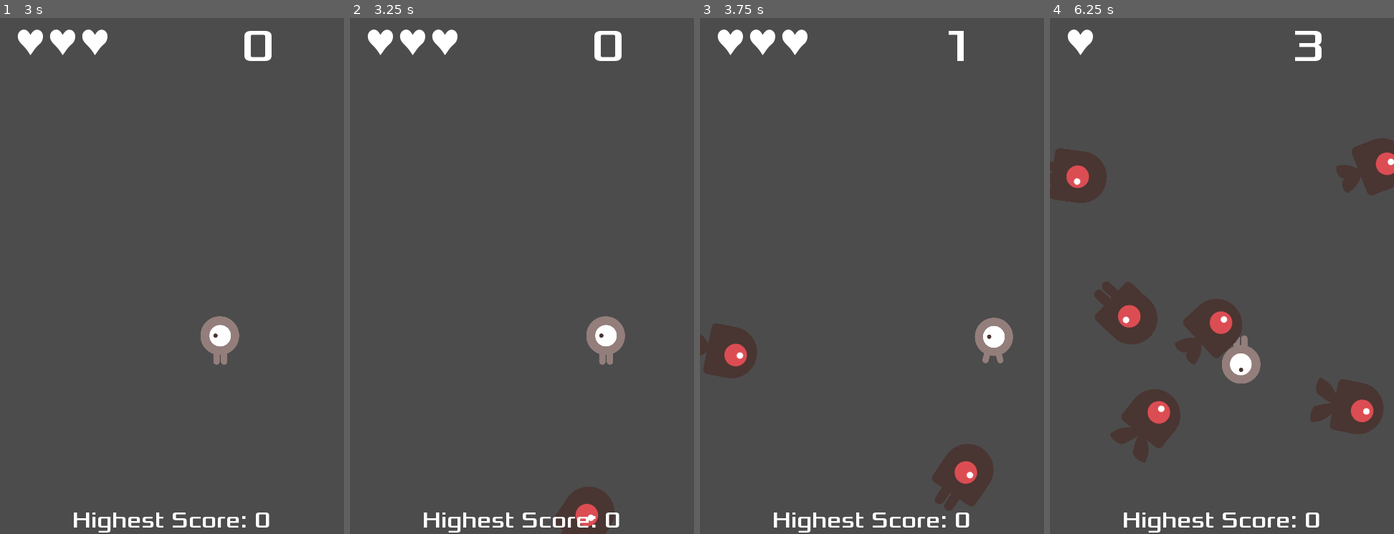
Above: before the commit, frames 1-4 (left to right).
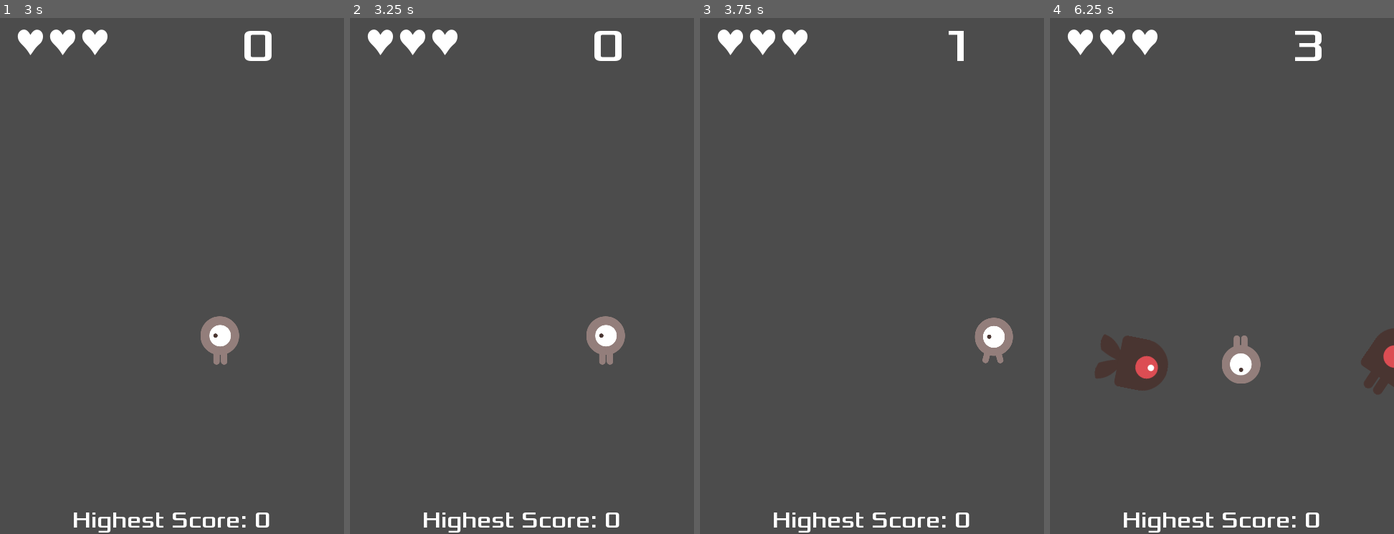
Above: after the commit, the same moments.

Repository: ghosind/Dodge-the-Creeps
Game: Godot game, scene res://screens/Main.tscn
Same seed, same stepped clock (60 frames per second), same inputs: the game is played once before the commit and once after it.
Inputs (mouse positions are in pixels of both pictures, inside the frame that each line leads up to):
- Up to frame 1 (3 s): click "Start" at 0.5 s; tap Enter at 1.25 s; move the mouse to (247, 250) at 1.27 s; hold Right (ui_right) 1.28-2 s; click (247, 250) at 1.42 s; tap Space at 2 s; drag from (103, 301) to (192, 337) at 2.02 s; move the mouse to (206, 162) at 2.77 s; hold Right (ui_right) from 2.78 s (still down)
- Up to frame 2 (3.25 s): keep holding Right (ui_right)
- Up to frame 3 (3.75 s): release Right (ui_right) at 3.5 s; drag from (854, 379) to (768, 198) at 3.52 s
- Up to frame 4 (6.25 s): move the mouse to (1325, 353) at 4.27 s; hold Left (ui_left) 4.28-5 s; drag from (1118, 198) to (1242, 337) at 5.02 s; move the mouse to (1239, 276) at 5.77 s; hold Down (ui_down) from 5.78 s (still down); click (1239, 276) at 5.92 s

Frame 1 is identical in both runs. In frame 2, 1.1% of the frame differs, in the area x 59-77%, y 90-100%; in frame 3, 2.9%; in frame 4, 12%, in the area x 0-100%, y 2-87%.

Commit message:
Increments game difficulty by time.

Diff:
--- a/screens/Main.tscn
+++ b/screens/Main.tscn
@@ -19,7 +19,7 @@
 [node name="Player" parent="." instance=ExtResource( 2 )]
 
 [node name="MobTimer" type="Timer" parent="."]
-wait_time = 0.5
+wait_time = 1.5
 
 [node name="ScoreTimer" type="Timer" parent="."]
 
--- a/scripts/Main.gd
+++ b/scripts/Main.gd
@@ -1,6 +1,11 @@
 extends Node
 
 export (PackedScene) var Mob
+
+const MAX_TIME = 1.5
+const MIN_TIME = 0.5
+
+var level
 var highest
 var score
 
@@ -26,6 +31,9 @@
 
 func new_game():
 	score = 0
+	level = 1
+	$MobTimer.wait_time = MAX_TIME
+
 	$Player.start($StartPosition.position)
 	$StartTimer.start()
 
@@ -52,6 +60,11 @@
 func _on_ScoreTimer_timeout():
 	score += 1
 
+	if score % 10 == 0:
+		level = score / 10 + 1
+		var timeout = MIN_TIME + (MAX_TIME - MIN_TIME) * (1.0 / level)
+		$MobTimer.wait_time = timeout
+
 	$HUD.update_score(score)
 
 func _on_StartTimer_timeout():
Not shown, changed: README.md
